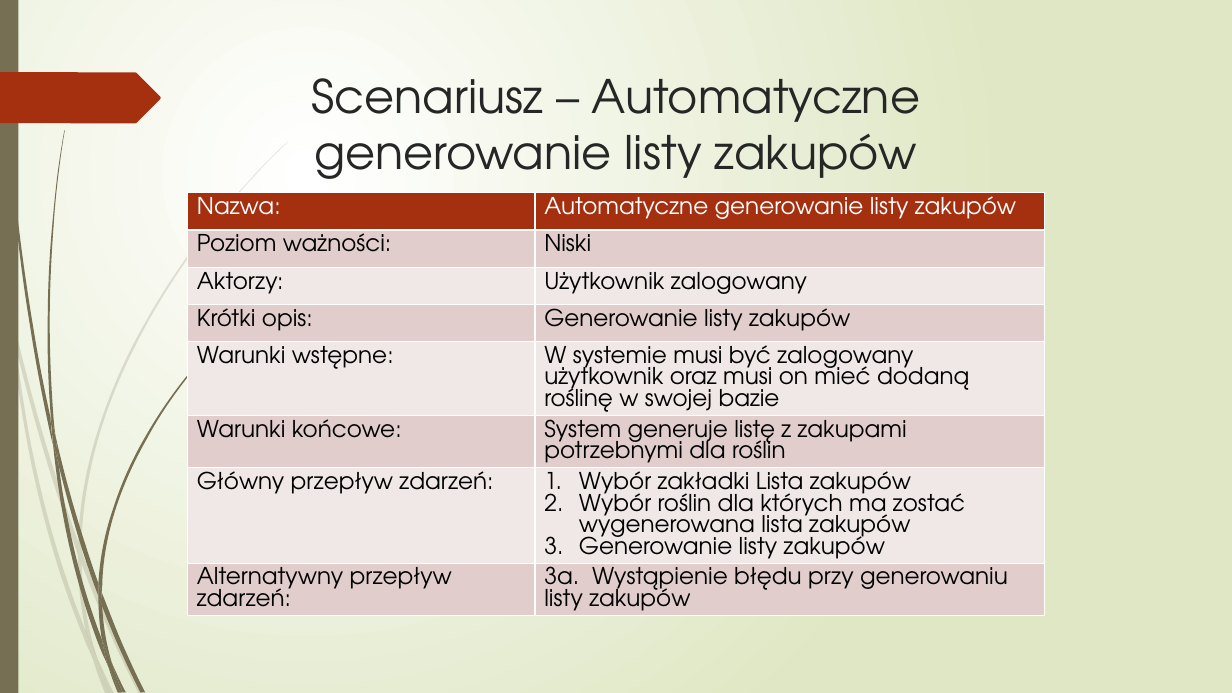
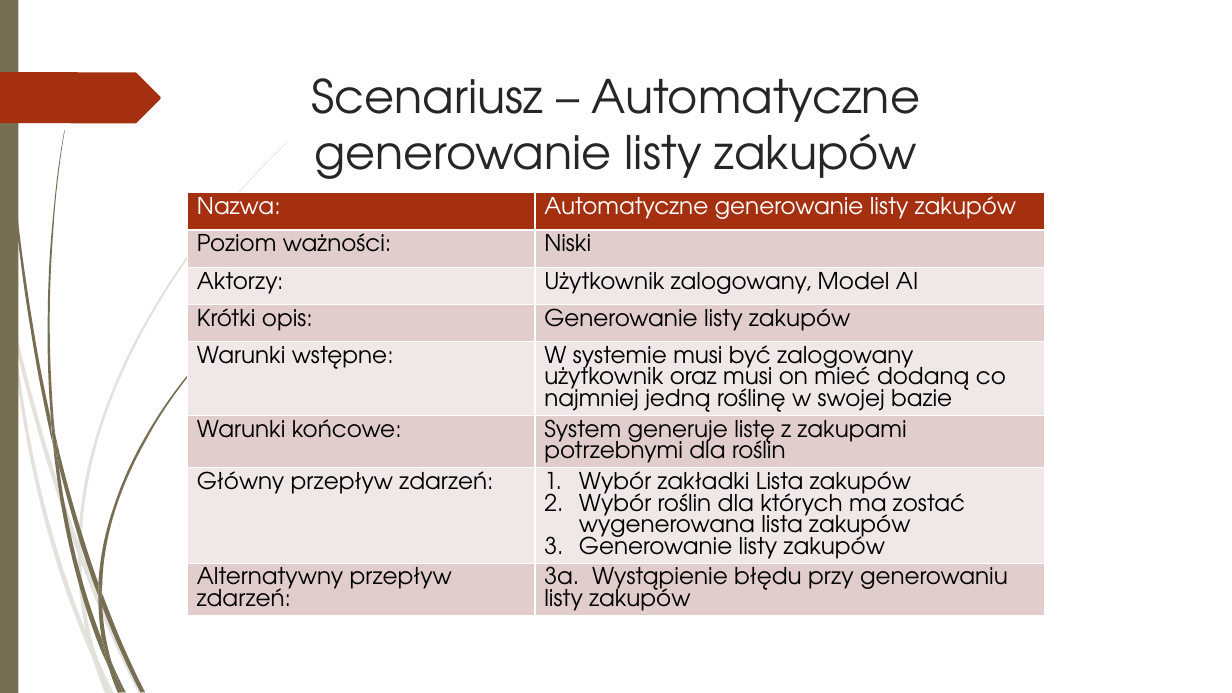
Before and after one commit to 247659/Plantify, a slide deck: slide 17 of Plantify.pptx (slide 20 before the commit). Drawn at 1232x693 pixels with LibreOffice and Linux fonts; fonts in the diff are those of the drawing. Boxes give left, top, right and bottom in pixels: in the first picture for what was removed or moved away, otherwise in the second. Text is boxed around its words. In the diff, an @@ line names an element or a change of style, - is before the commit and + after.

```diff
--- a/Plantify.pptx
+++ b/Plantify.pptx
@@ background gradient #FFFFFF to #DFE8C4 to #FFFFFF @@
@@ table at box(188, 192, 1044, 684) @@
-row 3, column 2: Użytkownik zalogowany
+row 3, column 2: Użytkownik zalogowany, Model AI
-row 5, column 2: W systemie musi być zalogowany użytkownik oraz musi on mieć dodaną roślinę w swojej bazie
+row 5, column 2: W systemie musi być zalogowany użytkownik oraz musi on mieć dodaną co najmniej jedną roślinę w swojej bazie
```
Also in this commit, not shown: 17 other slides changed, 4 slides added, 10 slides removed, 10 other files.
